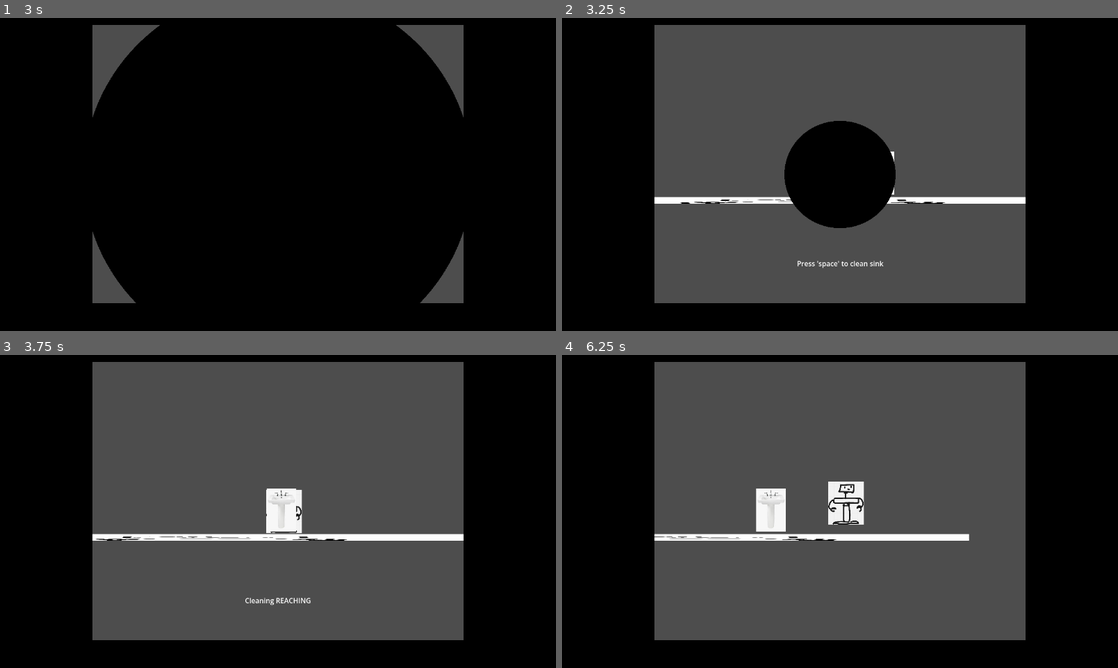
Above: before the commit, frames 1-4 (two rows, left to right).
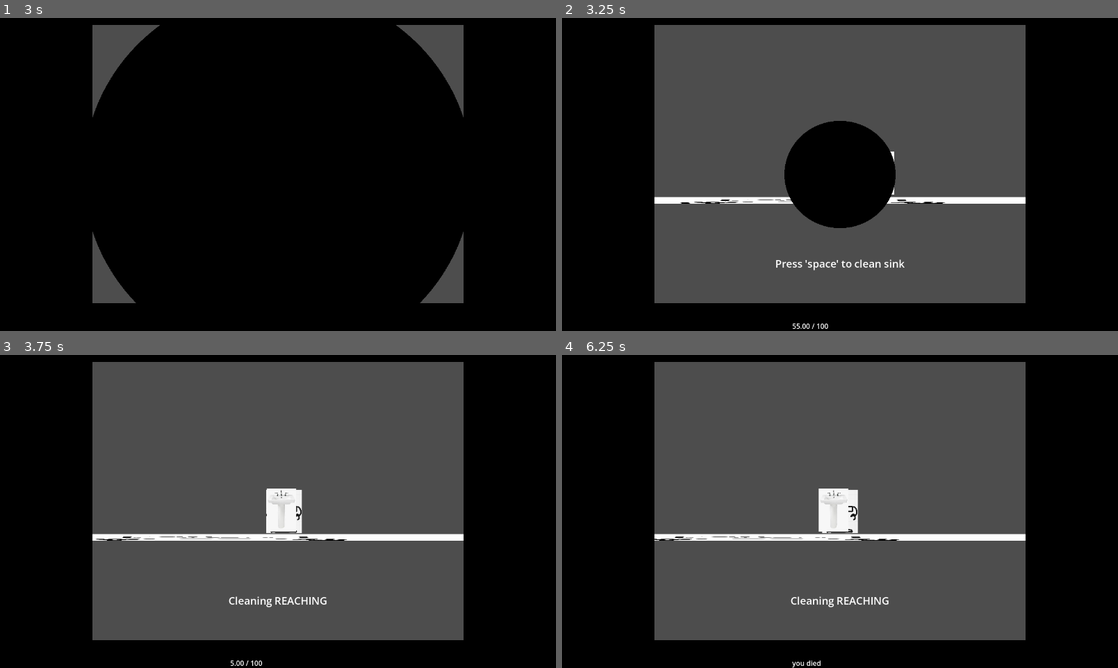
Above: after the commit, the same moments.

Repository: leorCD/Cleaning-Robot
Game: Godot game, scene res://scenes/main menu.tscn
Same seed, same stepped clock (60 frames per second), same inputs: the game is played once before the commit and once after it.
Inputs:
- Up to frame 1 (3 s): click "settings" at 0.5 s; click "play" at 1.25 s; click "play" at 2 s; tap Enter at 2.75 s; hold D (right) from 2.78 s (still down); hold W (up) from 2.78 s (still down); tap Space (interact) at 2.85 s
- Up to frame 2 (3.25 s): keep holding D (right); keep holding W (up)
- Up to frame 3 (3.75 s): keep holding D (right); tap Space (interact) at 3.5 s; release W (up) at 3.53 s; tap W (up) at 3.6 s
- Up to frame 4 (6.25 s): tap W (up) at 3.77, 4.07, 5.27, 5.57 s; tap Space (interact) at 3.8, 4.35, 5, 5.1 s; release D (right) at 4.28 s; hold A (left) 4.28-5.03 s; hold W (up) 4.28-5.03 s; hold D (right) from 5.03 s (still down); hold W (up) from 5.78 s (still down)

Frame 1 is identical in both runs. In frame 2, 0.4% of the frame differs, in the area x 38-62%, y 77-100%; in frame 3, 0.3%; in frame 4, 2.5%, in the area x 16-84%, y 40-100%.

Commit message:
Refactored code to implement a HUD and Battery module

Diff:
--- /dev/null
+++ b/player/modules/battery_module.gd
@@ -0,0 +1,27 @@
+extends Node2D
+class_name BatteryModule
+
+@onready var parent : Player = self.get_parent()
+@export var batteryLabel : Label = null
+
+var currBattery : float = 100
+var maxBattery : int = 100 # just 100 %
+var batteryDepletionRate : float = 100.0 # per second
+
+func _physics_process(delta: float) -> void:
+	if parent.direction and (not parent.velocity == Vector2.ZERO):
+		subtract_battery(batteryDepletionRate * delta)
+
+	if currBattery <= 0:
+		batteryLabel.text = "you died"
+	else:
+		batteryLabel.text = str("%.2f" % currBattery) + " / " + str(maxBattery)
+
+func subtract_battery(depletionAmount) -> void:
+	if currBattery <= 0: return # pre check if already dead
+
+	currBattery -= depletionAmount
+
+	if currBattery <= 0: # only reached if they just died
+		currBattery = 0
+		parent.die()
--- /dev/null
+++ b/player/modules/hud_module.gd
@@ -0,0 +1,5 @@
+extends CanvasLayer
+class_name HUDModule
+
+func set_interaction_text(newText : String) -> void:
+	$interaction.text = newText
--- a/player/modules/interact_module.gd
+++ b/player/modules/interact_module.gd
@@ -1,7 +1,8 @@
 extends Area2D
 class_name InteractionModule
 
-@onready var parent = self.get_parent()
+@onready var parent : Player = self.get_parent()
+@export var HUD : CanvasLayer = null
 
 var nearbyInteractables : Array[Cleanable] = []
 var targetInteractable : Cleanable = null
@@ -10,14 +11,11 @@
 	if Input.is_action_just_pressed("interact"):
 		if not targetInteractable: return
 
-		var currentStance = get_parent_stance()
+		var currentStance = parent.get_stance()
 		targetInteractable.clean(currentStance)
-		$InteractionUI/Label.text = "Cleaning " + str(InteractionType.Stance.keys()[currentStance])
 
-func get_parent_stance() -> InteractionType.Stance:
-	if parent and parent is Player:
-		return parent.get_stance()
-	return InteractionType.Stance.NONE
+		HUD.set_interaction_text("Cleaning " + str(InteractionType.Stance.keys()[currentStance]))
+
 
 
 # store objects colliding with player
@@ -48,6 +46,6 @@
 	targetInteractable = closest
 
 	if targetInteractable == null:
-		$InteractionUI/Label.text = ""
+		HUD.set_interaction_text("")
 	else:
-		$InteractionUI/Label.text = "Press 'space' to clean " + str(targetInteractable.name)
+		HUD.set_interaction_text("Press 'space' to clean " + str(targetInteractable.name))
--- a/player/player.gd
+++ b/player/player.gd
@@ -10,8 +10,11 @@
 var crouching : bool = false
 var reaching : bool = false
 var direction : float
+var alive : bool = true
 
 func _physics_process(delta: float) -> void:
+	if not alive: return
+
 	# apply gravity
 	if not self.is_on_floor():
 		self.velocity.y += gravity * delta
@@ -40,6 +43,8 @@
 var crouchTexture = preload("res://player/crouch.png")
 var standTexture = preload("res://player/stand.png")
 func _process(_delta: float) -> void:
+	if not alive: return
+
 	if direction == -1:
 		sprite.flip_h = true
 	elif direction == 1:
@@ -57,3 +62,6 @@
 
 func get_stance() -> InteractionType.Stance:
 	return currentStance
+
+func die() -> void:
+	self.alive = false
--- a/player/player.tscn
+++ b/player/player.tscn
@@ -3,12 +3,28 @@
 [ext_resource type="Texture2D" uid="uid://bk720h8wkrjpo" path="res://player/stand.png" id="1_oul6g"]
 [ext_resource type="Script" uid="uid://ciddnfa6xo1sh" path="res://player/player.gd" id="1_rkbax"]
 [ext_resource type="Script" uid="uid://bbb5iqjvy5g8c" path="res://player/modules/interact_module.gd" id="3_g1dw6"]
+[ext_resource type="Script" uid="uid://bk30v3cqra17j" path="res://player/modules/battery_module.gd" id="3_qjkh3"]
+[ext_resource type="Script" uid="uid://dlax8vfao6kk6" path="res://player/modules/hud_module.gd" id="4_yw30f"]
 
 [sub_resource type="RectangleShape2D" id="RectangleShape2D_rkbax"]
 size = Vector2(82, 98)
 
 [sub_resource type="RectangleShape2D" id="RectangleShape2D_yw30f"]
 size = Vector2(94, 110)
+
+[sub_resource type="SystemFont" id="SystemFont_qjkh3"]
+font_names = PackedStringArray("Star Choco")
+
+[sub_resource type="LabelSettings" id="LabelSettings_g6k8r"]
+font = SubResource("SystemFont_qjkh3")
+font_size = 24
+
+[sub_resource type="SystemFont" id="SystemFont_boad6"]
+font_names = PackedStringArray("Star Choco")
+msdf_pixel_range = 24
+
+[sub_resource type="LabelSettings" id="LabelSettings_rgyib"]
+font = SubResource("SystemFont_boad6")
 
 [node name="CharacterBody2D" type="CharacterBody2D" unique_id=1653520843]
 script = ExtResource("1_rkbax")
@@ -20,16 +36,22 @@
 [node name="CollisionShape2D" type="CollisionShape2D" parent="." unique_id=1929782218]
 shape = SubResource("RectangleShape2D_rkbax")
 
-[node name="InteractModule" type="Area2D" parent="." unique_id=428256753]
+[node name="BatteryModule" type="Node2D" parent="." unique_id=435266191 node_paths=PackedStringArray("batteryLabel")]
+script = ExtResource("3_qjkh3")
+batteryLabel = NodePath("../HUDModule/battery")
+
+[node name="InteractModule" type="Area2D" parent="." unique_id=428256753 node_paths=PackedStringArray("HUD")]
 script = ExtResource("3_g1dw6")
+HUD = NodePath("../HUDModule")
 
 [node name="CollisionShape2D" type="CollisionShape2D" parent="InteractModule" unique_id=2057291534]
 shape = SubResource("RectangleShape2D_yw30f")
 
-[node name="InteractionUI" type="CanvasLayer" parent="InteractModule" unique_id=257963301]
+[node name="HUDModule" type="CanvasLayer" parent="." unique_id=1387734032]
 layer = 51
+script = ExtResource("4_yw30f")
 
-[node name="Label" type="Label" parent="InteractModule/InteractionUI" unique_id=1906884251]
+[node name="interaction" type="Label" parent="HUDModule" unique_id=1906884251]
 anchors_preset = 8
 anchor_left = 0.5
 anchor_top = 0.5
@@ -41,9 +63,20 @@
 offset_bottom = 216.0
 grow_horizontal = 2
 grow_vertical = 2
+label_settings = SubResource("LabelSettings_g6k8r")
 
-[node name="HUD" type="CanvasLayer" parent="." unique_id=1882239266]
-layer = 51
+[node name="battery" type="Label" parent="HUDModule" unique_id=166557299]
+anchors_preset = 7
+anchor_left = 0.5
+anchor_top = 1.0
+anchor_right = 0.5
+anchor_bottom = 1.0
+offset_left = -110.0
+offset_top = -23.0
+offset_right = 110.0
+grow_horizontal = 2
+grow_vertical = 0
+label_settings = SubResource("LabelSettings_rgyib")
 
 [connection signal="area_entered" from="InteractModule" to="InteractModule" method="_on_area_entered"]
 [connection signal="area_exited" from="InteractModule" to="InteractModule" method="_on_area_exited"]
--- a/scenes/main menu.tscn
+++ b/scenes/main menu.tscn
@@ -104,12 +104,12 @@
 [node name="Title" type="Label" parent="." unique_id=1372113317]
 layout_mode = 1
 anchors_preset = -1
-anchor_left = 0.11111111
+anchor_left = 0.15000002
 anchor_top = 0.20061728
-anchor_right = 0.8888889
+anchor_right = 0.85
 anchor_bottom = 0.35493827
-offset_left = 130.0
-offset_right = -130.0
+offset_left = 80.2222
+offset_right = -80.22217
 grow_horizontal = 2
 text = "CLEANING ROBOT GAMEEEEEE"
 label_settings = SubResource("LabelSettings_5hgee")
--- a/scripts/main_menu.gd
+++ b/scripts/main_menu.gd
@@ -8,17 +8,17 @@
 	# ready is automatically called right when the script is loaded into the scene
 
 	# connect each button to their functions
-	playButton.pressed.connect(playFunction)
-	settingsButton.pressed.connect(settingsFunction)
-	exitButton.pressed.connect(exitFunction)
+	playButton.pressed.connect(play_function)
+	settingsButton.pressed.connect(settings_function)
+	exitButton.pressed.connect(exit_function)
 
 
 
-func playFunction() -> void:
+func play_function() -> void:
 	SceneTransition.change_scenes("res://scenes/level1.tscn")
 
-func settingsFunction() -> void:
+func settings_function() -> void:
 	print("open settings")
 
-func exitFunction() -> void:
+func exit_function() -> void:
 	pass
--- /dev/null
+++ b/tasks/Sink.tscn
@@ -0,0 +1,9 @@
+[gd_scene format=3 uid="uid://xskary027dhv"]
+
+[node name="Sink" type="Control" unique_id=413346326]
+layout_mode = 3
+anchors_preset = 15
+anchor_right = 1.0
+anchor_bottom = 1.0
+grow_horizontal = 2
+grow_vertical = 2
Not shown, added: player/modules/battery_module.gd.uid
Not shown, added: player/modules/hud_module.gd.uid
